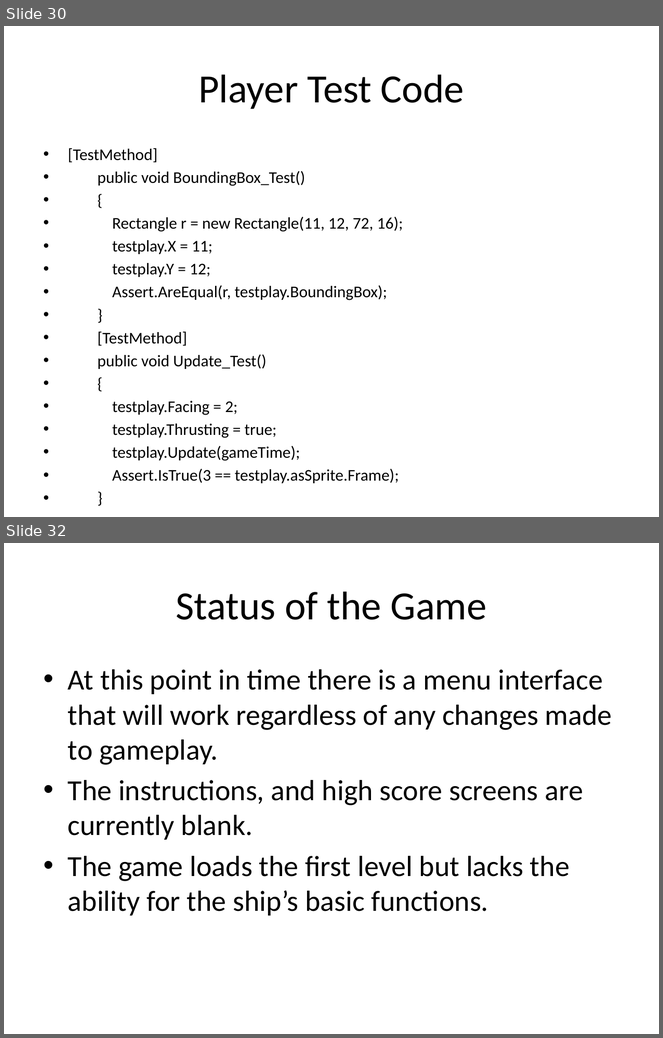
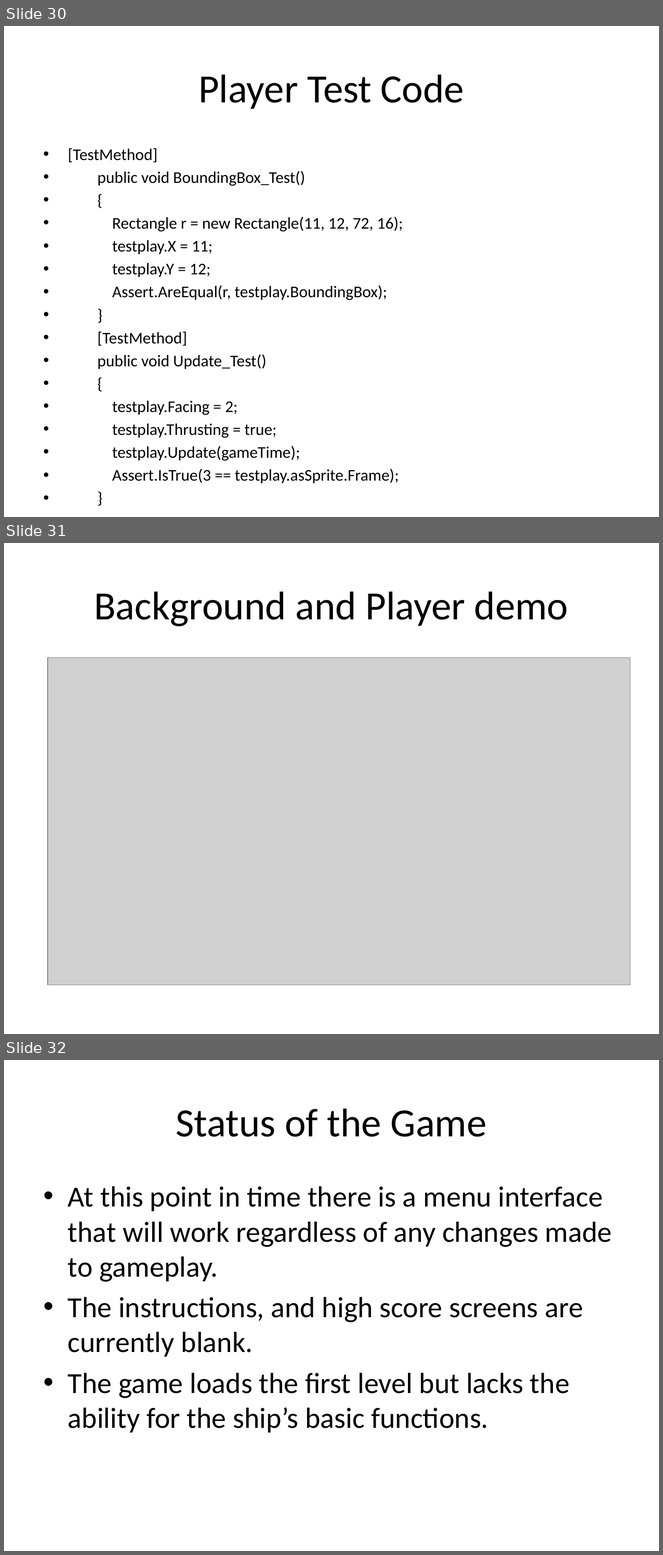
Before and after one commit to csce3513/Team15, a slide deck: Project Starfighter 1.0.pptx. Shown one above the other, each under a label of ours: slides 30 and 32 before the commit, slides 30, 31 and 32 after it; the slides between them are not shown. The pictures are 663x1038 and 663x1555 pixels, drawn with LibreOffice and Linux fonts; fonts in the diff are those of the drawing; grey boxes stand for pictures; background and template pictures are left out. Boxes give left, top, right and bottom in pixels: in the first picture for what was removed or moved away, otherwise in the second. Text is boxed around its words. In the diff, an @@ line names an element or a change of style, - is before the commit and + after.

```diff
--- a/Project Starfighter 1.0.pptx
+++ b/Project Starfighter 1.0.pptx
@@ slide 31 added at box(4, 543, 659, 1034), background picture (left out) @@
@@ title added at box(94, 591, 569, 627), 44 pt, text #000000 @@
+Background and Player demo
@@ picture added at box(48, 657, 631, 985) @@
```
Also in this commit, not shown: 1 slide removed, 5 other files.
